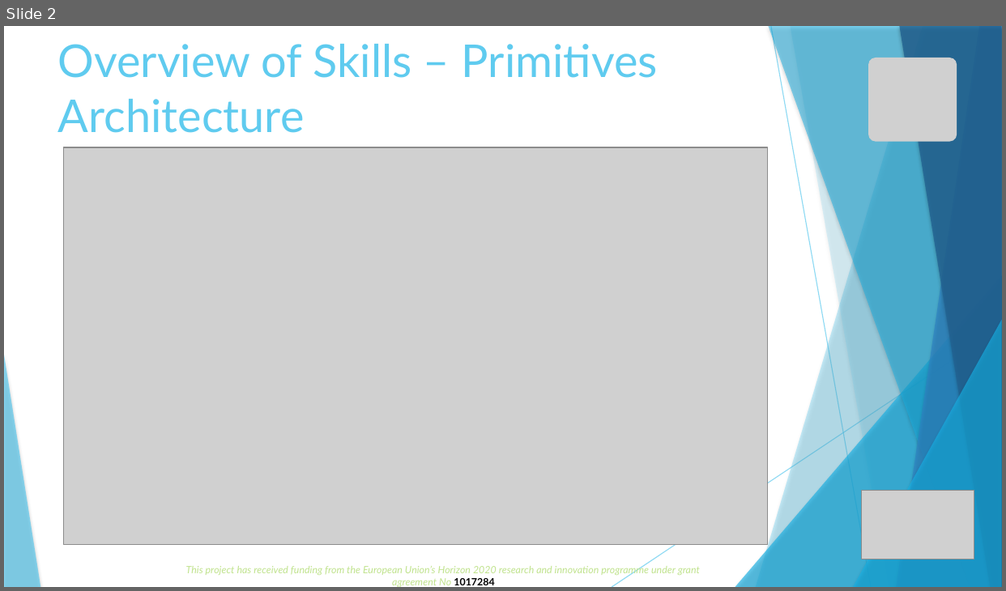
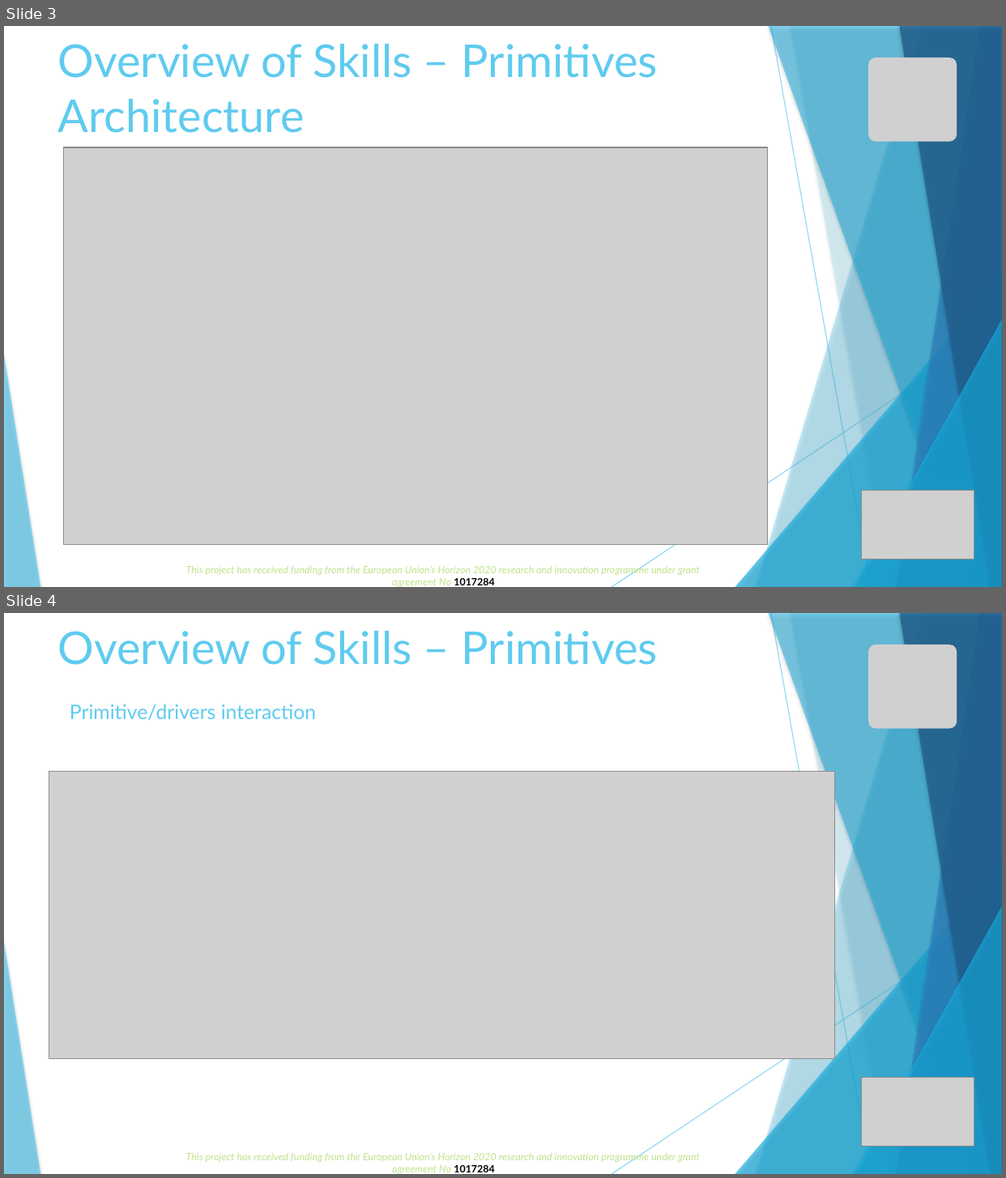
Before and after one commit to SirineBenAmor1/Acroba-project, a slide deck: docs/presentation.odp. Shown one above the other, each under a label of ours: slide 2 before the commit, slides 3 and 4 after it. The pictures are 1006x591 and 1006x1178 pixels, drawn with LibreOffice and Linux fonts; fonts in the diff are those of the drawing; grey boxes stand for pictures. Boxes give left, top, right and bottom in pixels: in the first picture for what was removed or moved away, otherwise in the second. Text is boxed around its words. In the diff, an @@ line names an element or a change of style, - is before the commit and + after.

```diff
--- a/docs/presentation.odp
+++ b/docs/presentation.odp
@@ slide 4 added at <box>4,613,1002,1174</box>, background #FFFFFF; not listed: 10 template elements that a slide beside it also shows @@
@@ text added at <box>58,631,658,720</box>, 16 pt, text #5FCBEF @@
+Overview of Skills – Primitives
+Primitive/drivers interaction
@@ picture added at <box>869,645,957,729</box> @@
@@ picture added at <box>49,772,835,1059</box> @@
@@ picture added at <box>862,1078,974,1146</box> @@
@@ text added at <box>186,1152,700,1174</box>, 8 pt, text #C0E38D, italic @@
+This project has received funding from the European Union’s Horizon 2020 research and innovation programme under grant agreement No 1017284
@@ what was slide 2 is now slide 3 @@
```
Also in this commit, not shown: 2 slides changed, 4 other slides added.
